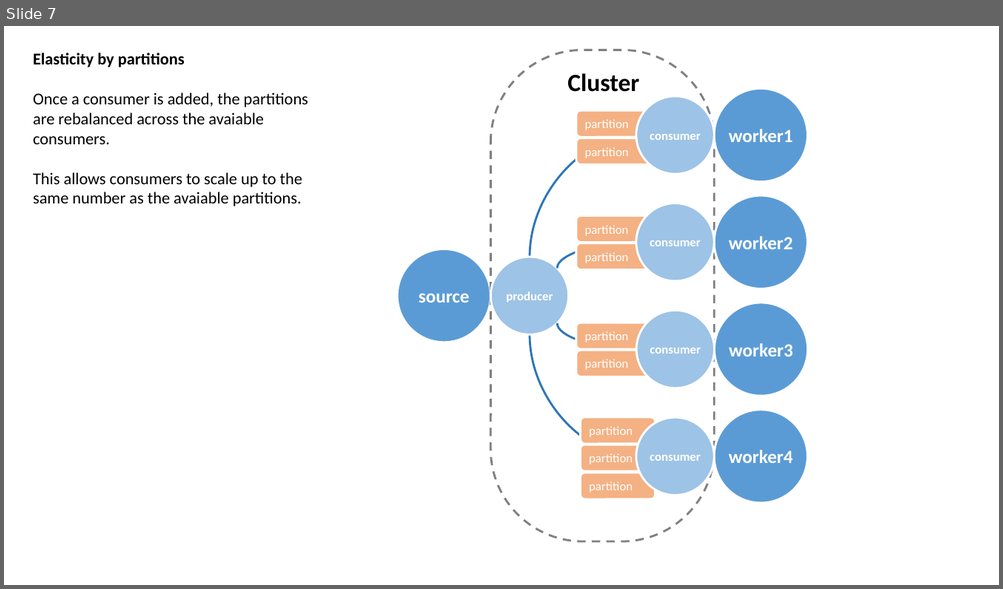
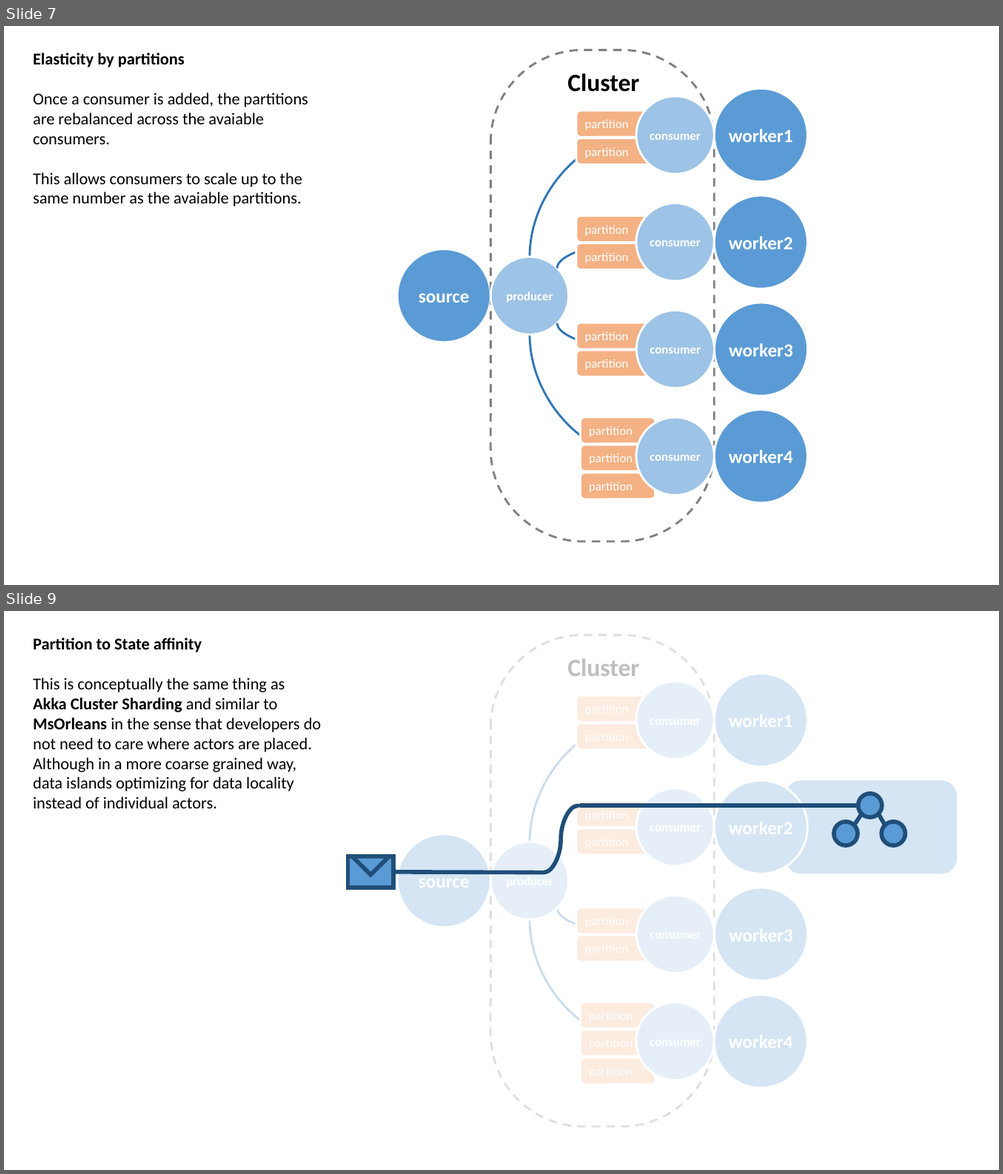
Before and after one commit to rogeralsing/Presentations, a slide deck: ClusterSoftware/cluster.pptx. Shown one above the other, each under a label of ours: slide 7 before the commit, slides 7 and 9 after it; the slides between them are not shown. The pictures are 1003x589 and 1003x1174 pixels, drawn with LibreOffice and Linux fonts; fonts in the diff are those of the drawing. Boxes give left, top, right and bottom in pixels: in the first picture for what was removed or moved away, otherwise in the second. Text is boxed around its words. In the diff, an @@ line names an element or a change of style, - is before the commit and + after.

```diff
--- a/ClusterSoftware/cluster.pptx
+++ b/ClusterSoftware/cluster.pptx
@@ slide 9 added at (x1=4, y1=611, x2=999, y2=1170), background #FFFFFF @@
@@ rectangle added at (x1=348, y1=611, x2=979, y2=1170), fill #FFFFFF at 75% opacity @@
@@ text added at (x1=33, y1=638, x2=321, y2=809), 16 pt, text #000000 @@
+Partition to State affinity
+This is conceptually the same thing as
+Akka Cluster Sharding and similar to MsOrleans in the sense that developers do not need to care where actors are placed.
+Although in a more coarse grained way, data islands optimizing for data locality instead of individual actors.
@@ rounded rectangle added at (x1=490, y1=635, x2=714, y2=1127), outline #808080 2 pt dashed @@
@@ text added at (x1=567, y1=659, x2=639, y2=676), 24 pt, text #000000, bold @@
+Cluster
@@ group added at (x1=576, y1=674, x2=808, y2=767): 2 rounded rectangles, 2 ellipses @@
@@ curved arrow added from (529, 843) to (636, 720), #2E75B6 2 pt @@
@@ ellipse added at (x1=714, y1=780, x2=808, y2=874), fill #5B9BD5, outline #FFFFFF 2 pt @@
@@ rounded rectangle added at (x1=785, y1=780, x2=957, y2=874), fill #5B9BD5 @@
@@ rounded rectangle added at (x1=576, y1=801, x2=651, y2=828), fill #F4B183, outline #FFFFFF 2 pt, 12 pt, text #FFFFFF @@
+partition
@@ ellipse added at (x1=636, y1=789, x2=714, y2=866), fill #9DC3E6, outline #FFFFFF 2 pt @@
@@ rounded rectangle added at (x1=576, y1=828, x2=651, y2=855), fill #F4B183, outline #FFFFFF 2 pt @@
@@ group added at (x1=348, y1=794, x2=905, y2=888): 4 lines, 3 ellipses, 1 curved line, 1 rectangle, 1 triangle @@
@@ ellipse added at (x1=397, y1=834, x2=490, y2=927), fill #5B9BD5, outline #FFFFFF 2 pt, 18 pt, text #FFFFFF, bold @@
+source
@@ ellipse added at (x1=490, y1=843, x2=568, y2=920), fill #9DC3E6, outline #FFFFFF 2 pt, 12 pt, text #FFFFFF, bold @@
+producer
@@ group added at (x1=576, y1=888, x2=808, y2=981): 2 rounded rectangles, 2 ellipses @@
@@ curved arrow added from (529, 920) to (636, 1042), #2E75B6 2 pt @@
@@ curved arrow added from (557, 908) to (637, 935), #2E75B6 2 pt @@
@@ group added at (x1=580, y1=995, x2=808, y2=1088): 3 rounded rectangles, 2 ellipses @@
```
Also in this commit, not shown: 2 slides changed.
